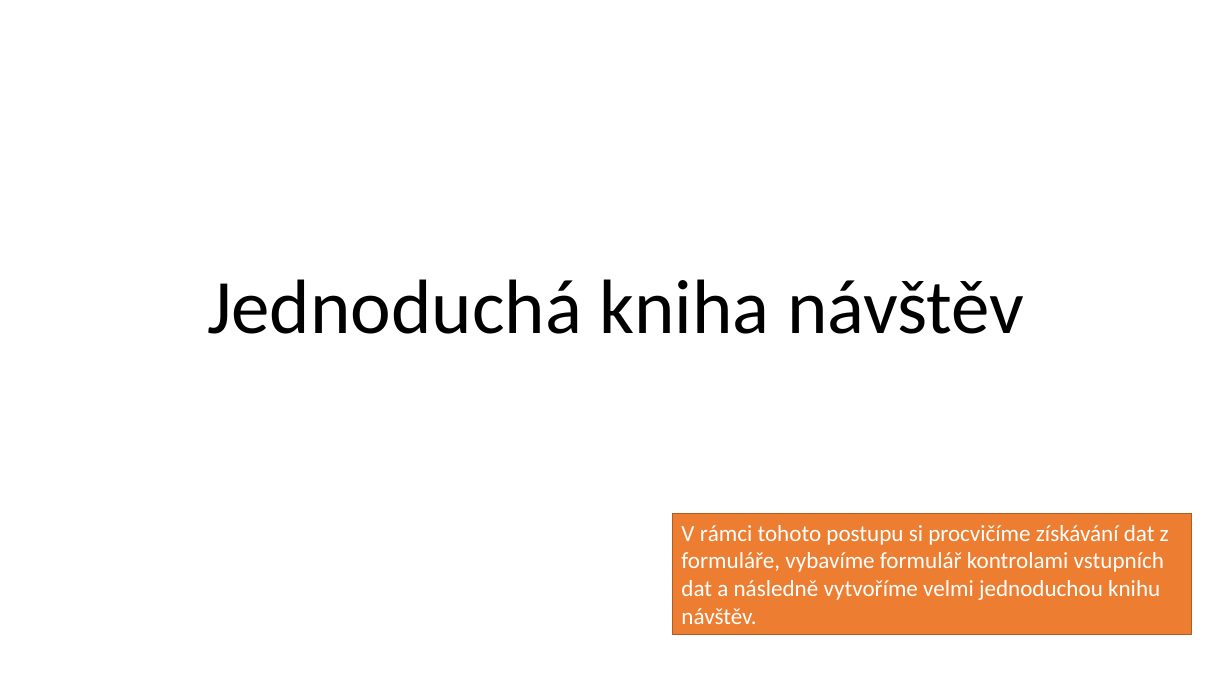
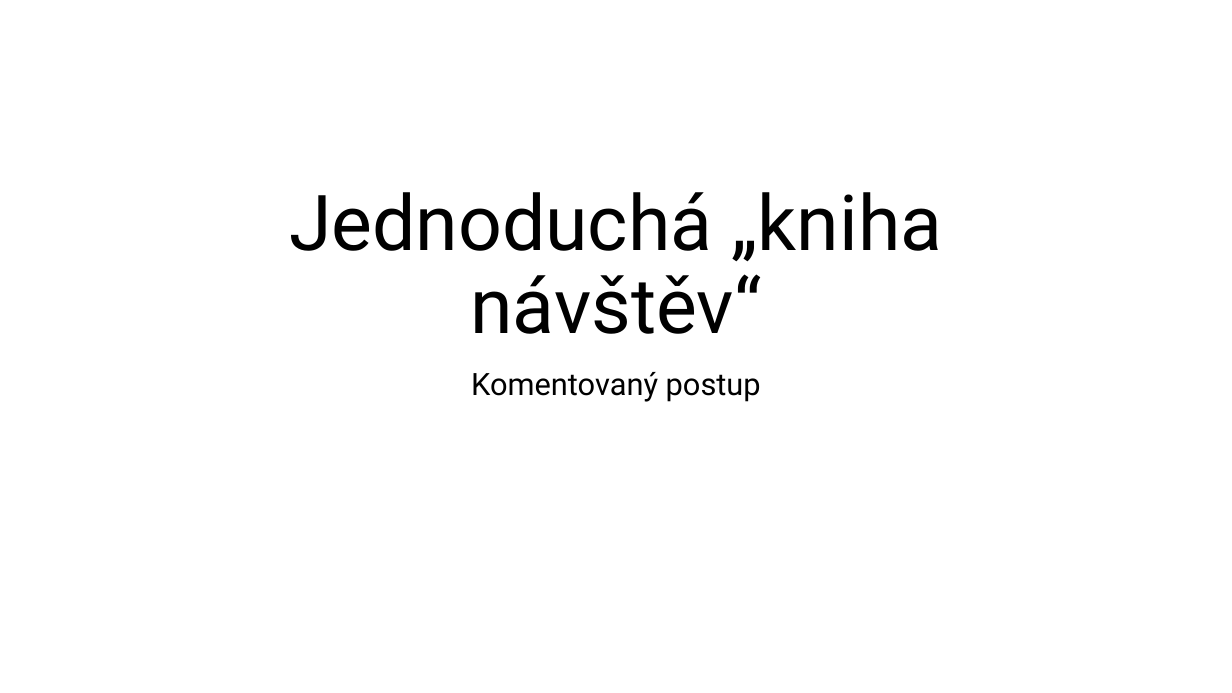
Before and after one commit to 4iz278/cviceni, a slide deck: slide 1 of 03-soubory/prezentace-knihanavstev.pptx. Drawn at 1232x693 pixels with LibreOffice and Linux fonts; fonts in the diff are those of the drawing. Boxes give left, top, right and bottom in pixels: in the first picture for what was removed or moved away, otherwise in the second. Text is boxed around its words. In the diff, an @@ line names an element or a change of style, - is before the commit and + after.

Commit message:
postup kniha návštěv

```diff
--- a/03-soubory/prezentace-knihanavstev.pptx
+++ b/03-soubory/prezentace-knihanavstev.pptx
@@ title at (x1=289, y1=192, x2=942, y2=334): text changed; font Calibri to Roboto @@
-Jednoduchá kniha návštěv
+Jednoduchá „kniha návštěv“
@@ subtitle added at (x1=471, y1=372, x2=761, y2=402), 24 pt, text #000000 @@
+Komentovaný postup
@@ rectangle removed at (x1=673, y1=514, x2=1192, y2=635) @@
-V rámci tohoto postupu si procvičíme získávání dat z formuláře, vybavíme formulář kontrolami vstupních dat a následně vytvoříme velmi jednoduchou knihu návštěv.
```
Also in this commit, not shown: 1 other slide changed, 14 slides added, 19 slides removed, 2 other files.
